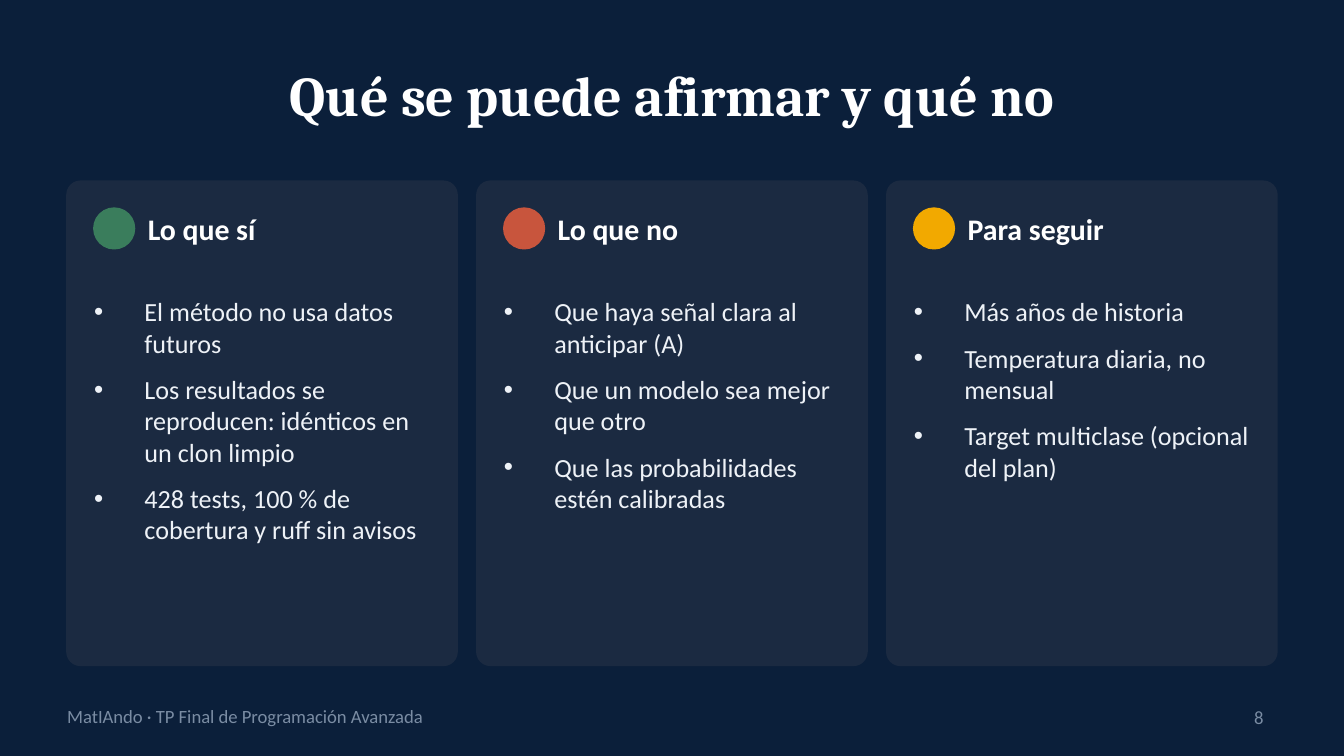
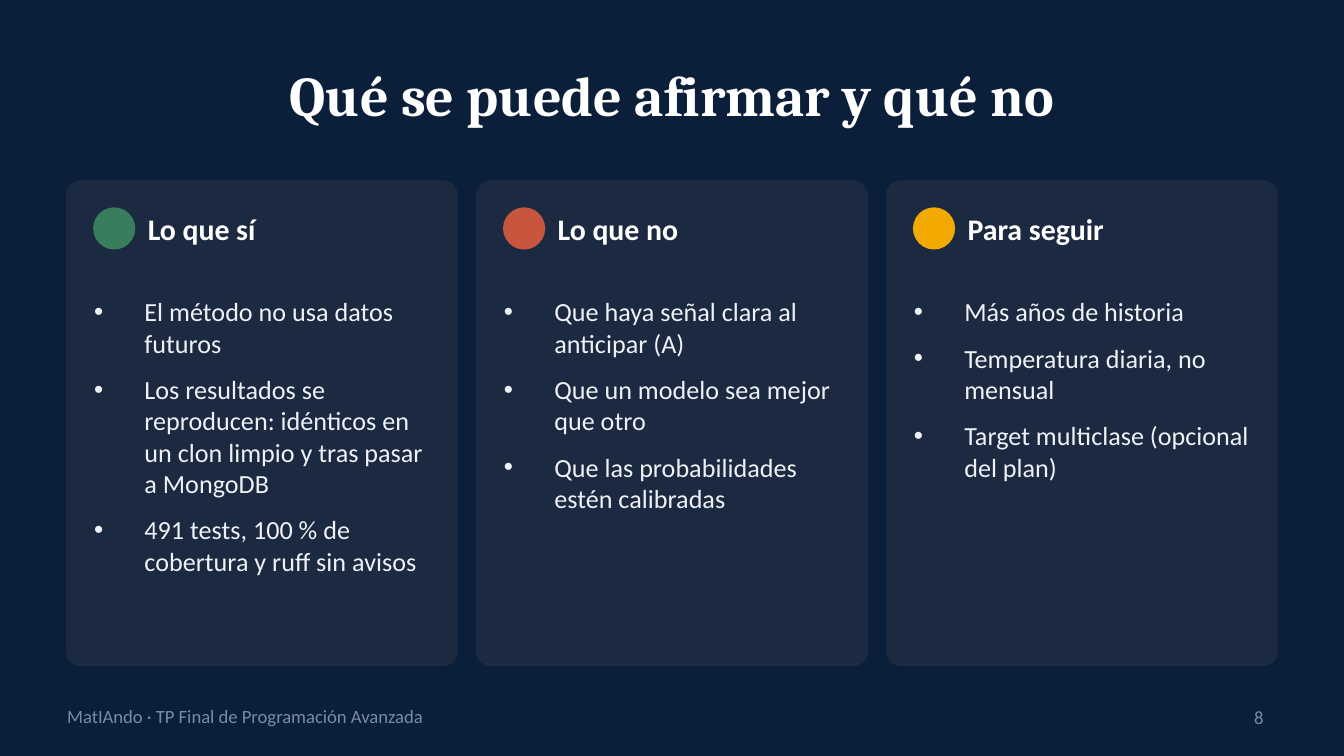
Before and after one commit to rosseab-bit/poject-emergy-demand, a slide deck: slide 8 of docs/presentacion.pptx. Drawn at 1344x756 pixels with LibreOffice and Linux fonts; fonts in the diff are those of the drawing. Boxes give left, top, right and bottom in pixels: in the first picture for what was removed or moved away, otherwise in the second. Text is boxed around its words. In the diff, an @@ line names an element or a change of style, - is before the commit and + after.

Commit message:
docs: actualiza documento, diapositivas y guion a MongoDB

```diff
--- a/docs/presentacion.pptx
+++ b/docs/presentacion.pptx
@@ text at (x1=144, y1=381, x2=422, y2=575): text changed @@
-• Los resultados se reproducen: idénticos en un clon limpio
-• 428 tests, 100 % de cobertura y ruff sin avisos
+• Los resultados se reproducen: idénticos en un clon limpio y tras pasar a MongoDB
+• 491 tests, 100 % de cobertura y ruff sin avisos
```
Also in this commit, not shown: 1 other slide changed, 1 slide added, 1 slide removed, 2 other files.
